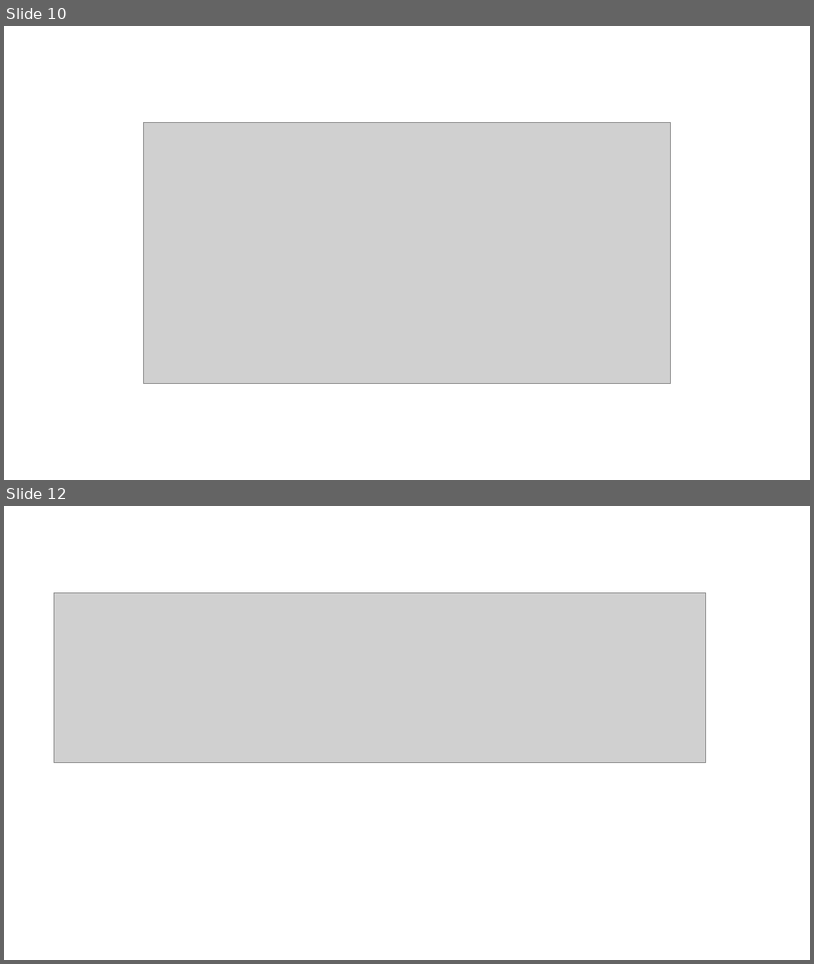
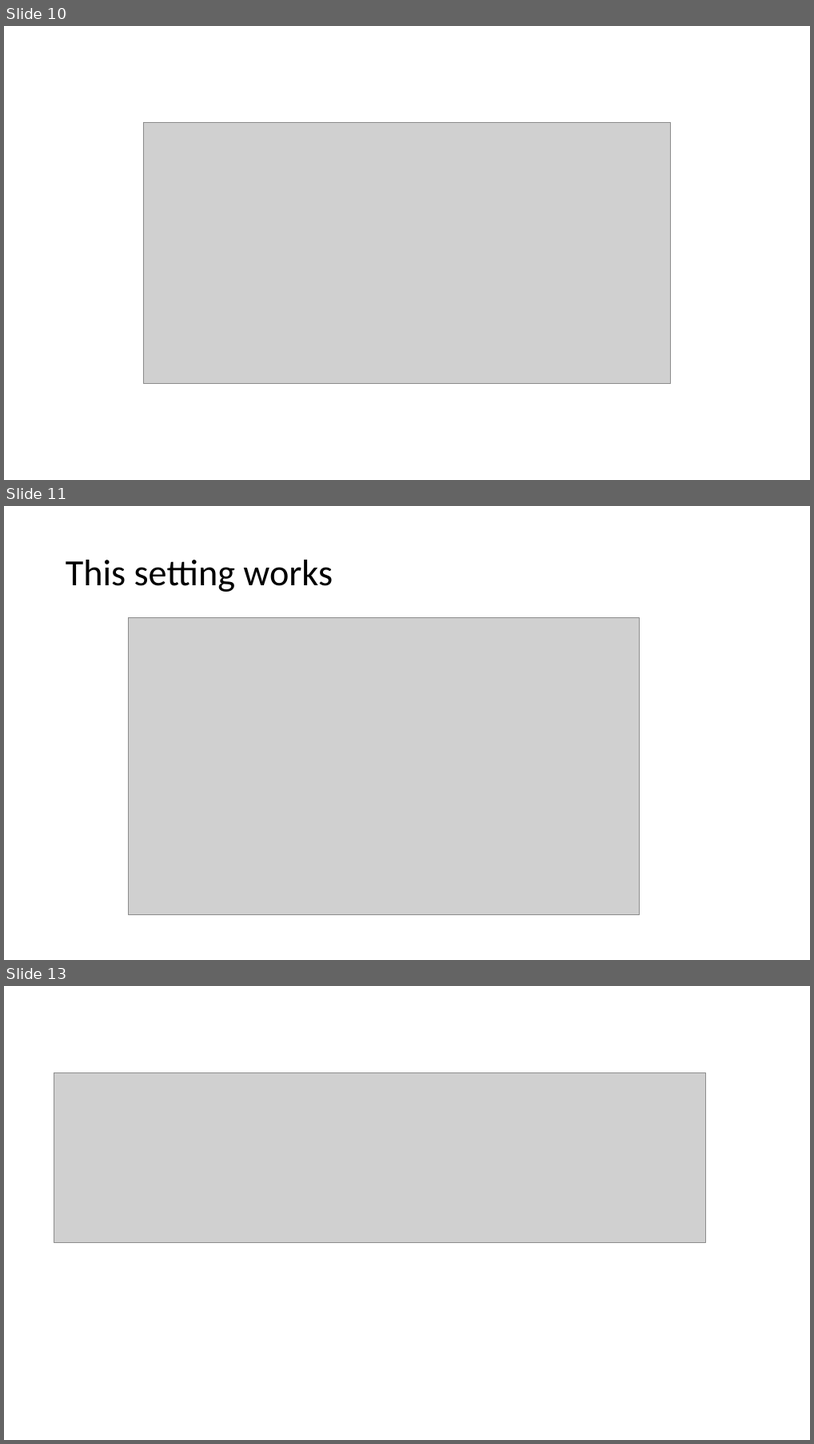
Before and after one commit to PowerBiDevCamp/TenantManagement, a slide deck: TenantManagement.pptx. Shown one above the other, each under a label of ours: slides 10 and 12 before the commit, slides 10, 11 and 13 after it; the slides between them are not shown. The pictures are 814x964 and 814x1444 pixels, drawn with LibreOffice and Linux fonts; fonts in the diff are those of the drawing; grey boxes stand for pictures. Boxes give left, top, right and bottom in pixels: in the first picture for what was removed or moved away, otherwise in the second. Text is boxed around its words. In the diff, an @@ line names an element or a change of style, - is before the commit and + after.

```diff
--- a/TenantManagement.pptx
+++ b/TenantManagement.pptx
@@ slide 11 added at [4,506,810,960], background #FFFFFF @@
@@ title added at [66,560,333,592], 44 pt, text #000000 @@
+This setting works
@@ picture added at [128,618,639,915] @@
@@ what was slide 12 is now slide 13 @@
```
Also in this commit, not shown: 1 other slide added, 1 slide removed, 5 other files.
